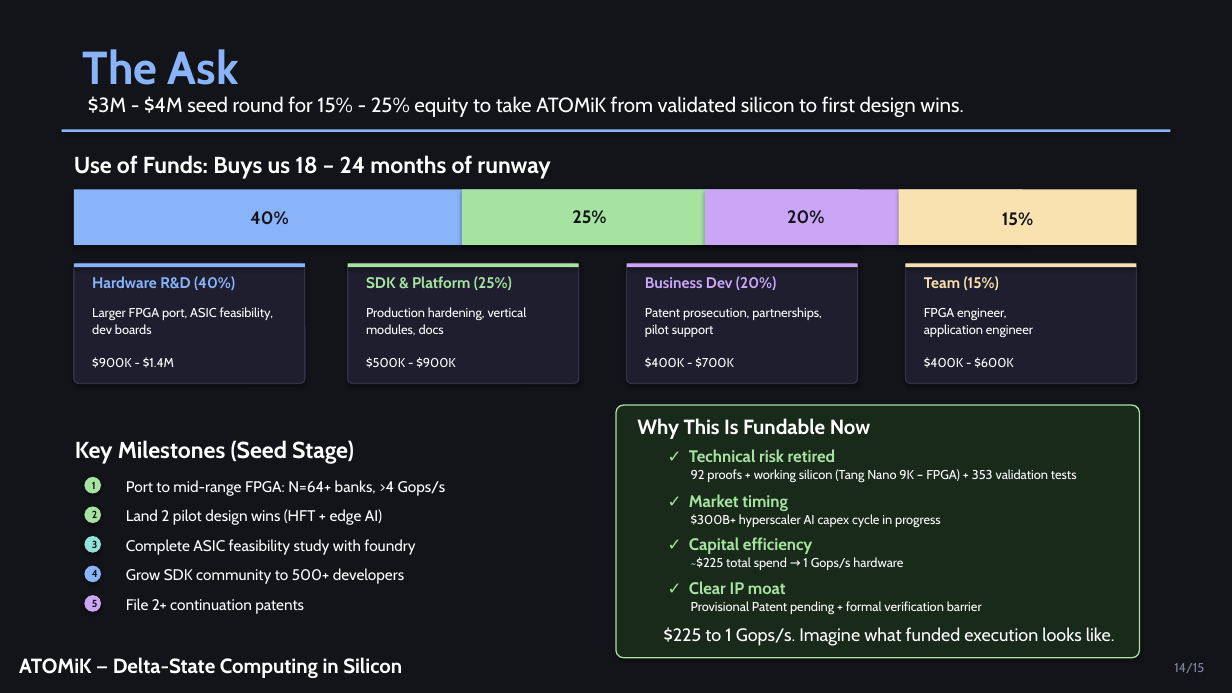
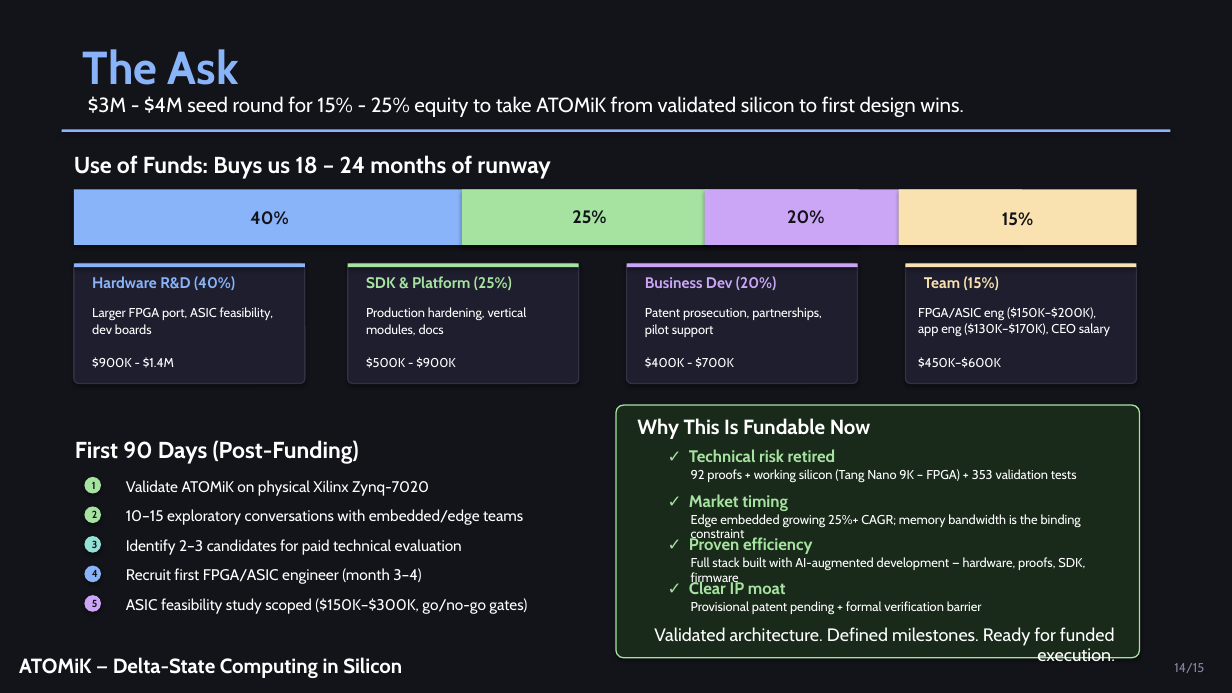
Before and after one commit to MatthewHRockwell/ATOMiK, a slide deck: slide 14 of business/pitch_deck/ATOMiK_Investor_Deck.pptx. Drawn at 1232x693 pixels with LibreOffice and Linux fonts; fonts in the diff are those of the drawing. Boxes give left, top, right and bottom in pixels: in the first picture for what was removed or moved away, otherwise in the second. Text is boxed around its words. In the diff, an @@ line names an element or a change of style, - is before the commit and + after.

```diff
--- a/business/pitch_deck/ATOMiK_Investor_Deck.pptx
+++ b/business/pitch_deck/ATOMiK_Investor_Deck.pptx
@@ text at [918, 307, 1110, 368]: text changed @@
-FPGA engineer,
-application engineer
-$400K - $600K
+FPGA/ASIC eng ($150K–$200K),
+app eng ($130K–$170K), CEO salary
+$450K–$600K
@@ text at [75, 440, 359, 464]: text changed @@
-Key Milestones (Seed Stage)
+First 90 Days (Post-Funding)
@@ text at [126, 480, 429, 496]: text changed @@
-Port to mid-range FPGA: N=64+ banks, >4 Gops/s
+Validate ATOMiK on physical Xilinx Zynq-7020
@@ text at [126, 509, 523, 525]: text changed @@
-Land 2 pilot design wins (HFT + edge AI)
+10–15 exploratory conversations with embedded/edge teams
@@ text at [126, 539, 462, 555]: text changed @@
-Complete ASIC feasibility study with foundry
+Identify 2–3 candidates for paid technical evaluation
@@ text at [689, 537, 813, 554]: text changed @@
-✓ Capital efficiency
+✓ Proven efficiency
@@ text at [691, 514, 1081, 542]: text changed @@
-$300B+ hyperscaler AI capex cycle in progress
+Edge embedded growing 25%+ CAGR; memory bandwidth is the binding constraint
@@ text at [126, 568, 421, 584]: text changed @@
-Grow SDK community to 500+ developers
+Recruit first FPGA/ASIC engineer (month 3–4)
@@ text at [691, 557, 1085, 586]: text changed @@
-~$225 total spend → 1 Gops/s hardware
+Full stack built with AI-augmented development — hardware, proofs, SDK, firmware
@@ text at [126, 598, 527, 614]: text changed @@
-File 2+ continuation patents
+ASIC feasibility study scoped ($150K–$300K, go/no-go gates)
@@ text at [654, 627, 1115, 661]: text changed @@
-$225 to 1 Gops/s. Imagine what funded execution looks like.
+Validated architecture. Defined milestones. Ready for funded execution.
@@ text at [691, 601, 982, 614]: text changed @@
-Provisional Patent pending + formal verification barrier
+Provisional patent pending + formal verification barrier
```
Also in this commit, not shown: 14 other slides changed, 35 other files.
